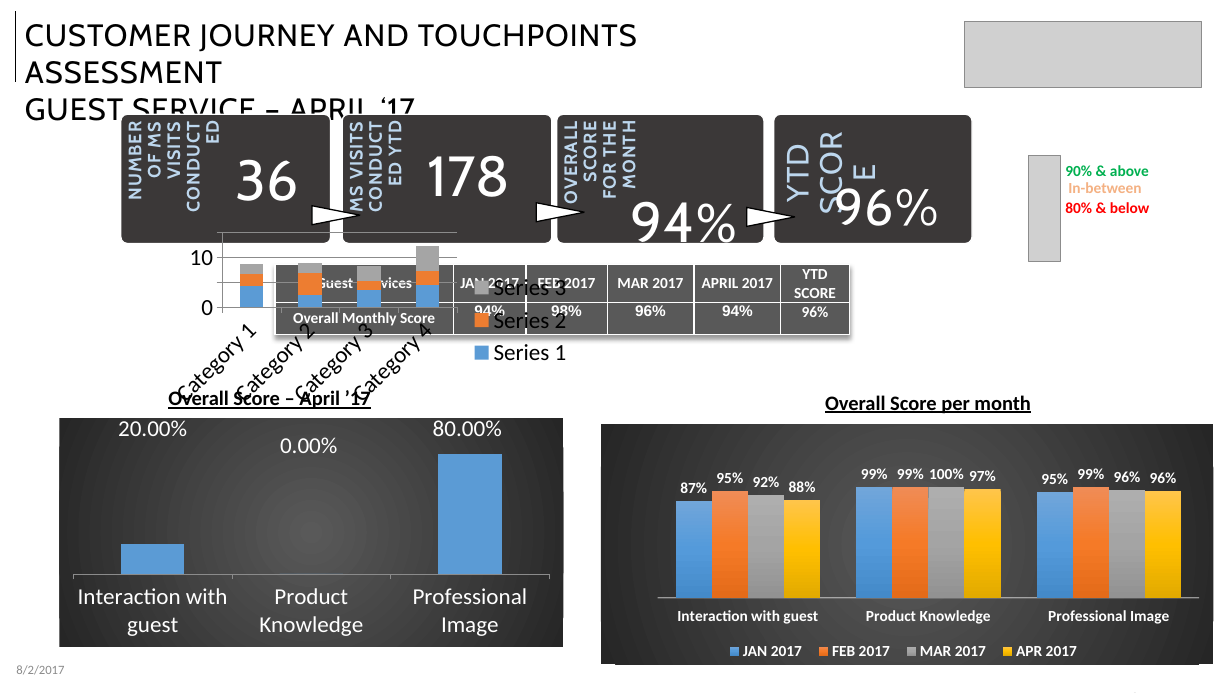
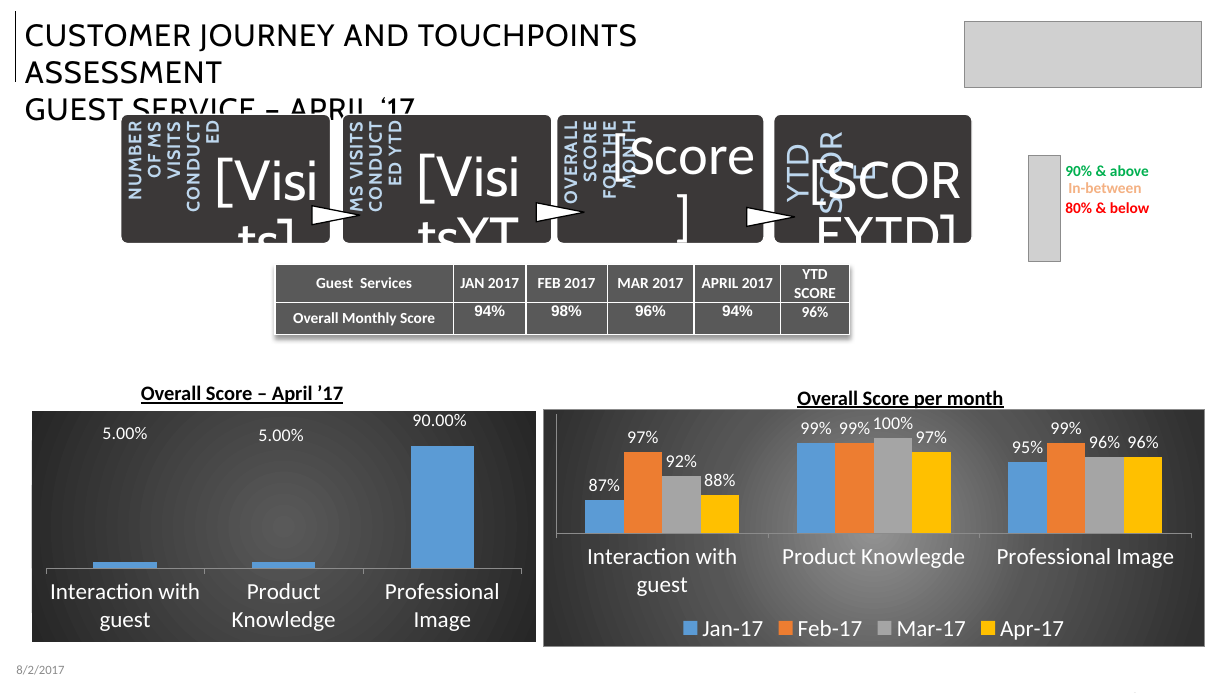
Before and after one commit to heat9070/template_check, a slide deck: slide 3 of CheckListTemplates/App_Data/TDMGuestServices.pptx. Drawn at 1232x693 pixels with LibreOffice and Linux fonts; fonts in the diff are those of the drawing; grey boxes stand for pictures. Boxes give left, top, right and bottom in pixels: in the first picture for what was removed or moved away, otherwise in the second. Text is boxed around its words. In the diff, an @@ line names an element or a change of style, - is before the commit and + after.

Commit message:
file2

```diff
--- a/CheckListTemplates/App_Data/TDMGuestServices.pptx
+++ b/CheckListTemplates/App_Data/TDMGuestServices.pptx
@@ text at bbox=[163, 127, 185, 179]: text changed @@
-36
+[Visits]
@@ text at bbox=[612, 127, 755, 188]: text changed; font Cabin to Calibri @@
-94%
+[Score]
@@ text at bbox=[427, 155, 510, 197]: text changed @@
-178
+[VisitsYTD]
@@ text at bbox=[835, 182, 939, 226]: text changed @@
-96%
+[SCOREYTD]
@@ column stacked chart removed at bbox=[164, 229, 582, 412] @@
-categories: Category 1, Category 2, Category 3, Category 4
-Series 1: 4.3, 2.5, 3.5, 4.5
-Series 2: 2.4, 4.4, 1.8, 2.8
-Series 3: 2, 2, 3, 5
@@ text "Overall Score – April ’17" rewrapped from bbox=[168, 278, 739, 409] to bbox=[141, 385, 343, 404] @@
@@ text "Overall Score per month": place and size @@
-text "Overall Score per month" at bbox=[825, 395, 1030, 414]
+text "Overall Score per month" at bbox=[797, 390, 1003, 411]
@@ column stacked chart at bbox=[31, 409, 535, 641] @@
@@ Series 1, Interaction with guest: 0.2 to 0.05 @@
@@ Series 1, Product Knowledge: 0 to 0.05 @@
@@ Series 1, Professional Image: 0.8 to 0.9 @@
@@ data labels of Series 1 changed @@
@@ category axis changed @@
@@ column stacked chart: place and size @@
-column stacked chart at bbox=[59, 415, 563, 647]
+column stacked chart at bbox=[31, 409, 535, 641]
@@ column chart at bbox=[543, 409, 1205, 646] @@
-categories: Interaction with guest, Product Knowledge, Professional Image
+categories: Interaction with guest, Product Knowlegde, Professional Image
-JAN 2017  : 0.87, 0.99, 0.95
+Jan-17: 0.87, 0.99, 0.95
@@ colour of Jan-17 gradient #71A6DB to #559BDB to #448ACA to #5B9BD5 @@
@@ data labels of Jan-17 changed @@
-FEB 2017  : 0.95, 0.99, 0.99
+Feb-17: 0.97, 0.99, 0.99
@@ colour of Feb-17 gradient #F18C57 to #F67B28 to #E56C19 to #ED7D31 @@
@@ data labels of Feb-17 changed @@
-MAR 2017  : 0.92, 1, 0.96
+Mar-17: 0.92, 1, 0.96
@@ colour of Mar-17 gradient #AFAFAF to #A5A5A5 to #939393 to #A5A5A5 @@
@@ data labels of Mar-17 changed @@
-APR 2017  : 0.88, 0.97, 0.96
+Apr-17: 0.88, 0.97, 0.96
@@ colour of Apr-17 gradient #FFC64B to #FFC000 to #E3AB00 to #FFC000 @@
@@ data labels of Apr-17 changed @@
@@ legend changed @@
@@ category axis changed @@
@@ value axis changed @@
@@ bar spacing changed @@
@@ background changed @@
@@ border changed @@
@@ plot area changed @@
@@ lettering changed @@
@@ column chart: place and size @@
-column chart at bbox=[601, 424, 1214, 664]
+column chart at bbox=[543, 409, 1205, 646]
```
